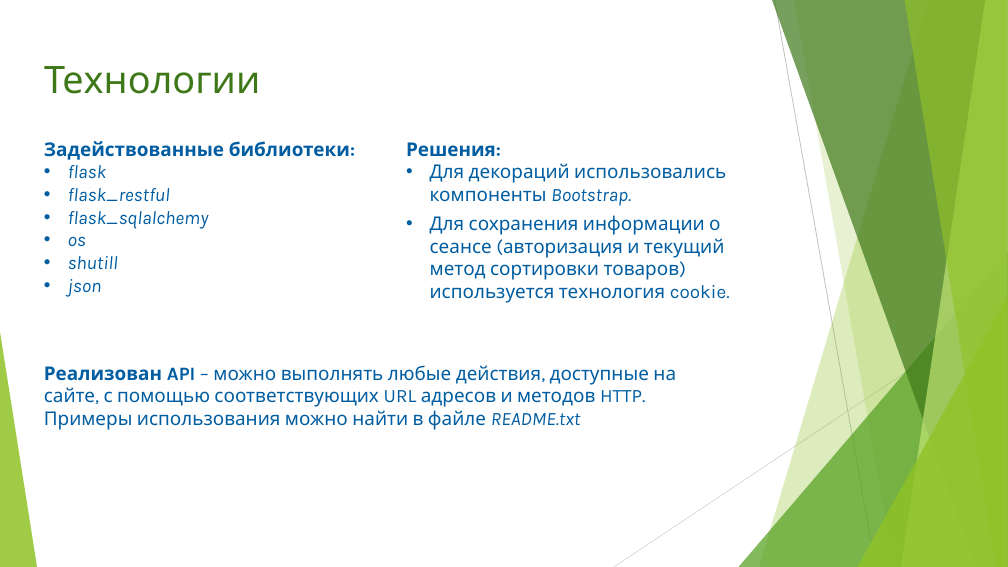
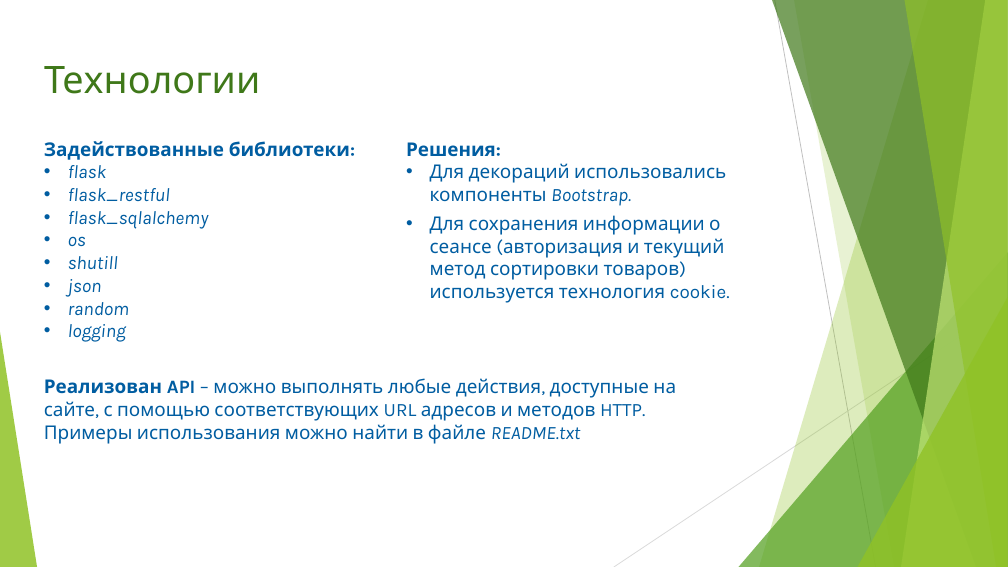
Before and after one commit to vlad120/Re_restore, a slide deck: slide 5 of Documents/WebServer project presentation.pptx. Drawn at 1008x567 pixels with LibreOffice and Linux fonts; fonts in the diff are those of the drawing. Boxes give left, top, right and bottom in pixels: in the first picture for what was removed or moved away, otherwise in the second. Text is boxed around its words. In the diff, an @@ line names an element or a change of style, - is before the commit and + after.

```diff
--- a/Documents/WebServer project presentation.pptx
+++ b/Documents/WebServer project presentation.pptx
@@ text at bbox=[68, 302, 130, 342]: paragraphs added @@
+• random
+• logging
@@ text "Реализован API – можно выполнять ...": place and size @@
-text "Реализован API – можно выполнять ..." at bbox=[44, 365, 676, 430]
+text "Реализован API – можно выполнять ..." at bbox=[44, 378, 676, 444]
```
Also in this commit, not shown: 8 other files.
